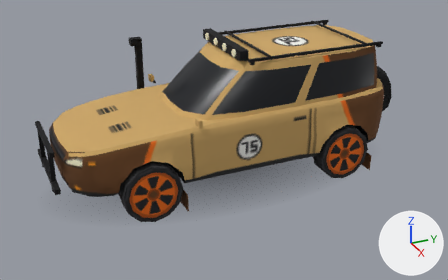
An edit to the glTF model modelos/caatinga.glb, drawn before and after from the same camera.
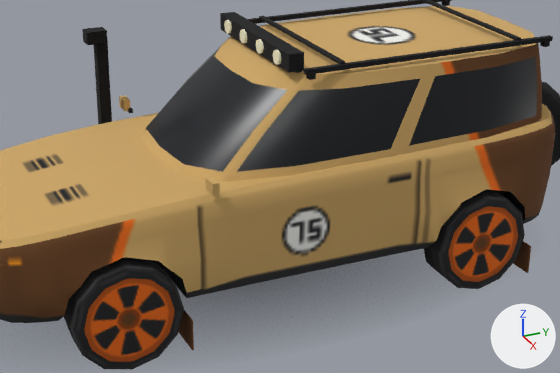
Each version is shown whole from a 50 mm camera at (7.63, -3.47, 4.32) aimed at (0.18, -0.12, 0.59), then close up on the part from 19% to 86% of the width and 8% to 80% of the height. The axes (+X, +Y, +Z) are drawn at lower right. The lights are the same throughout. The first two pictures are the older version. Where no turn or scale is listed for an object, it has been applied to the vertices. Vertices at exactly the same position are counted once.

The first close-up shows 'Capo_malha', 'Carroceria', 'Interior', 'Porta_E_malha', 'Porta_TE_malha', 'Roda_DE', 'Roda_TE', 'Sombra', 'Tampa_malha' and 2 more.
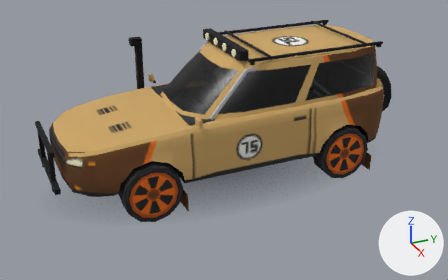
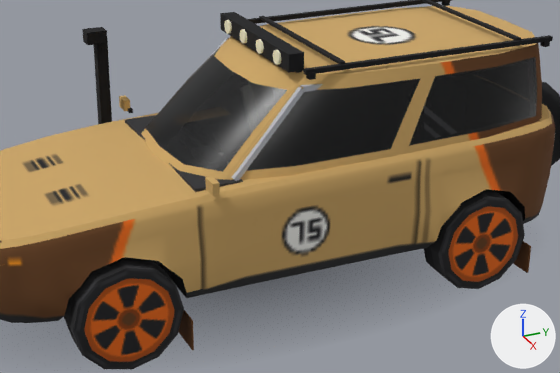
Boxes [x1, y1, x2, y2] around the edits, measured in the close-ups (560 x 373 px):
'Interior', reshaped (mostly hidden): before [151, 260, 162, 265]; after [125, 38, 323, 265]
part 1 of me_interior, added: after [125, 115, 243, 192]
part 2 of me_interior, added (mostly hidden): after [212, 38, 323, 181]

Diff of the bpy script that builds the scene:
```diff
--- a/modelos/caatinga.glb.py
+++ b/modelos/caatinga.glb.py
@@ mat_forro @@
+mat_forro = principled_material('Forro')
+mat_forro.base_color = (0.029, 0.029, 0.0323)  # dark grey #303032
+mat_forro.roughness = 1.0
@@ mat_banco @@
+mat_banco = principled_material('Banco')
+mat_banco.base_color = (0.893, 0.873, 0.813)  # white #f3f0e9
+mat_banco.roughness = 1.0
@@ me_interior @@
 # used by ob_interior; location = (0.0, 0.0, 0.0)
-me_interior.from_pydata(...)  # 24 vertices, 36 faces; spans x -0.81..0.81, y -2.13..2.03, z 0.54..1.73
-me_interior.materials.append(mat_caixa)  # black #101013
+me_interior.from_pydata(...)  # 398 vertices, 558 faces; spans x -0.85..0.85, y -2.13..2.27, z 0.51..1.81
+# me_interior part 1: a new loose piece, a box spanning x -0.78..0.78, y -0.87..-0.51, z 0.93..1.2, in mat_forro (dark grey #303032)
+# me_interior part 2: 176 vertices added at x -0.78..0.78, y -0.58..2.14, z 0.51..1.8
+# other edits to the shape of me_interior do not show in these pictures
+me_interior.materials.append(mat_forro)  # dark grey #303032
+me_interior.materials.append(mat_banco)  # white #f3f0e9
+me_interior.materials.append(mat_cromo)  # light grey #b9bcc3
+me_interior.materials.append(mat_preto)  # black #101013
```
